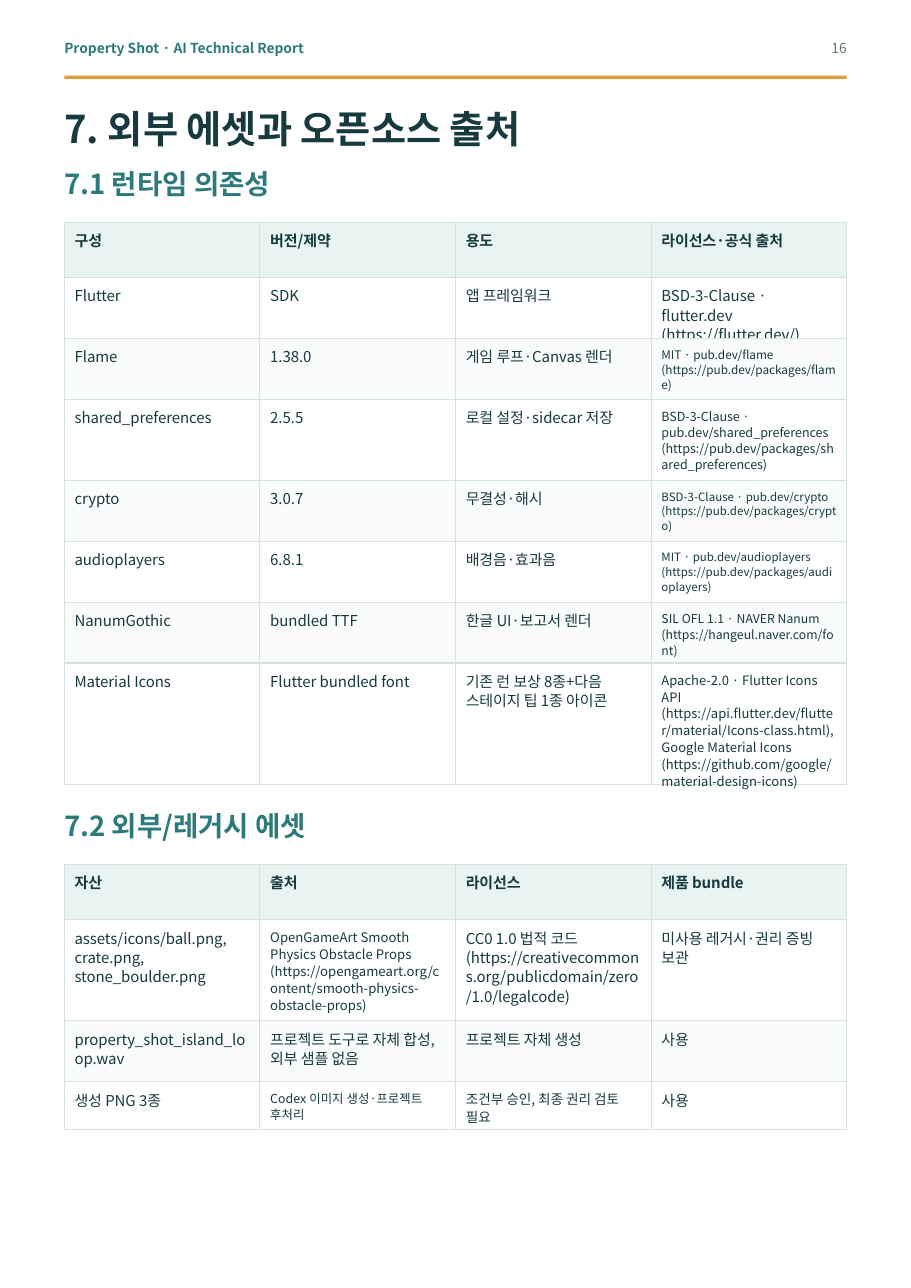
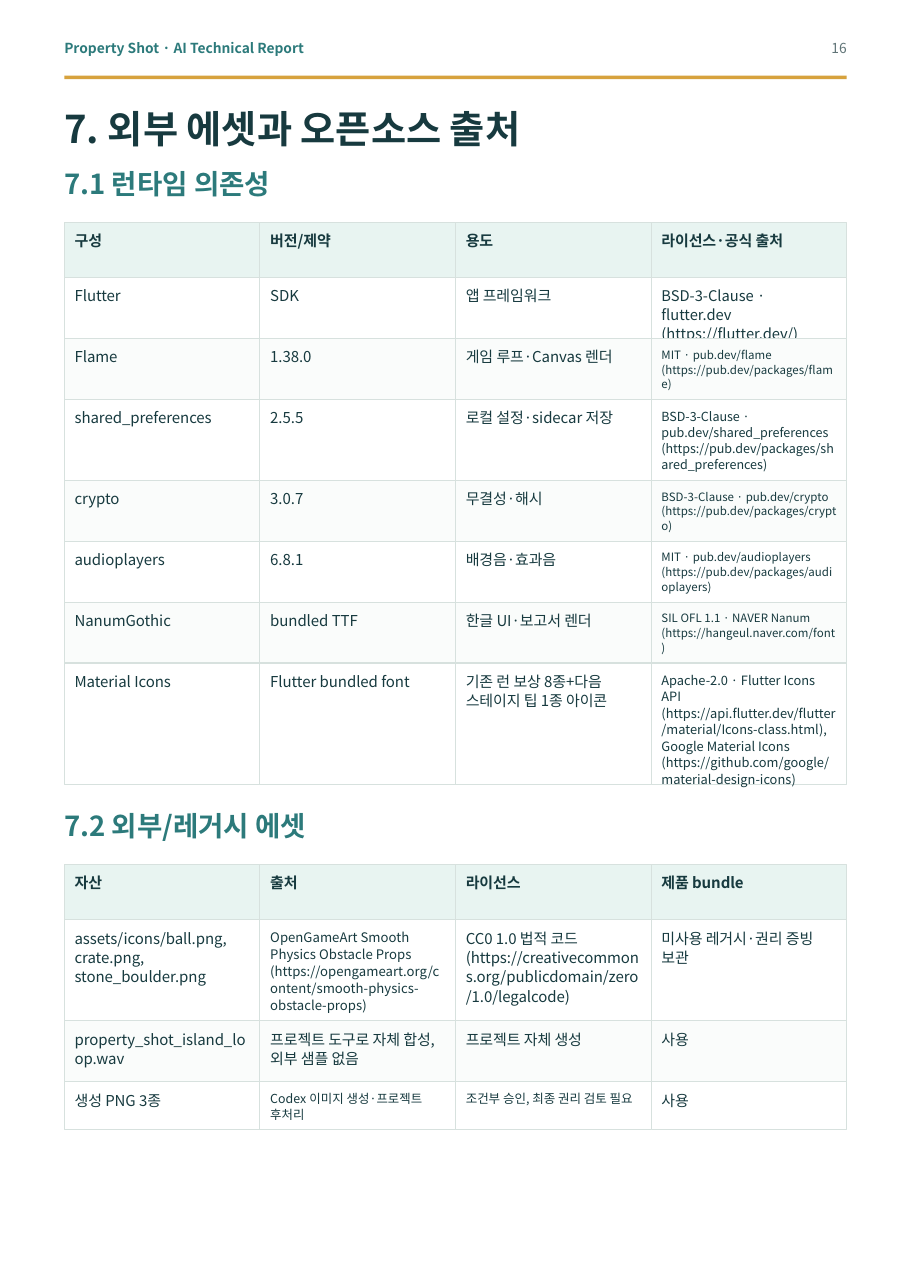
Before and after one commit to good5229/Property_shot, a slide deck: slide 16 of report/dist/property_shot_ai_technical_report.pptx. Drawn at 911x1288 pixels with LibreOffice and Linux fonts; fonts in the diff are those of the drawing. Boxes give left, top, right and bottom in pixels: in the first picture for what was removed or moved away, otherwise in the second. Text is boxed around its words. In the diff, an @@ line names an element or a change of style, - is before the commit and + after.

```diff
--- a/report/dist/property_shot_ai_technical_report.pptx
+++ b/report/dist/property_shot_ai_technical_report.pptx
@@ text "BSD-3-Clause · flutter.dev (https://flutter.dev/)" at [661, 289, 798, 338]: size 9.8 to 9.6 pt @@
@@ text "MIT · pub.dev/flame (https://pub.dev/packages/flame)" at [661, 349, 833, 377]: size 7.7 to 7.5 pt @@
@@ text "SIL OFL 1.1 · NAVER ..." at [661, 613, 835, 640]: size 8 to 7.5 pt @@
@@ text "Apache-2.0 · Flutter Icons API ..." at [661, 674, 835, 787]: size 8.5 to 8.3 pt @@
@@ text "조건부 승인, 최종 권리 검토 ..." at [466, 1092, 633, 1105]: size 8.9 to 8.2 pt @@
```
Also in this commit, not shown: 5 other slides changed, 11 other files.
